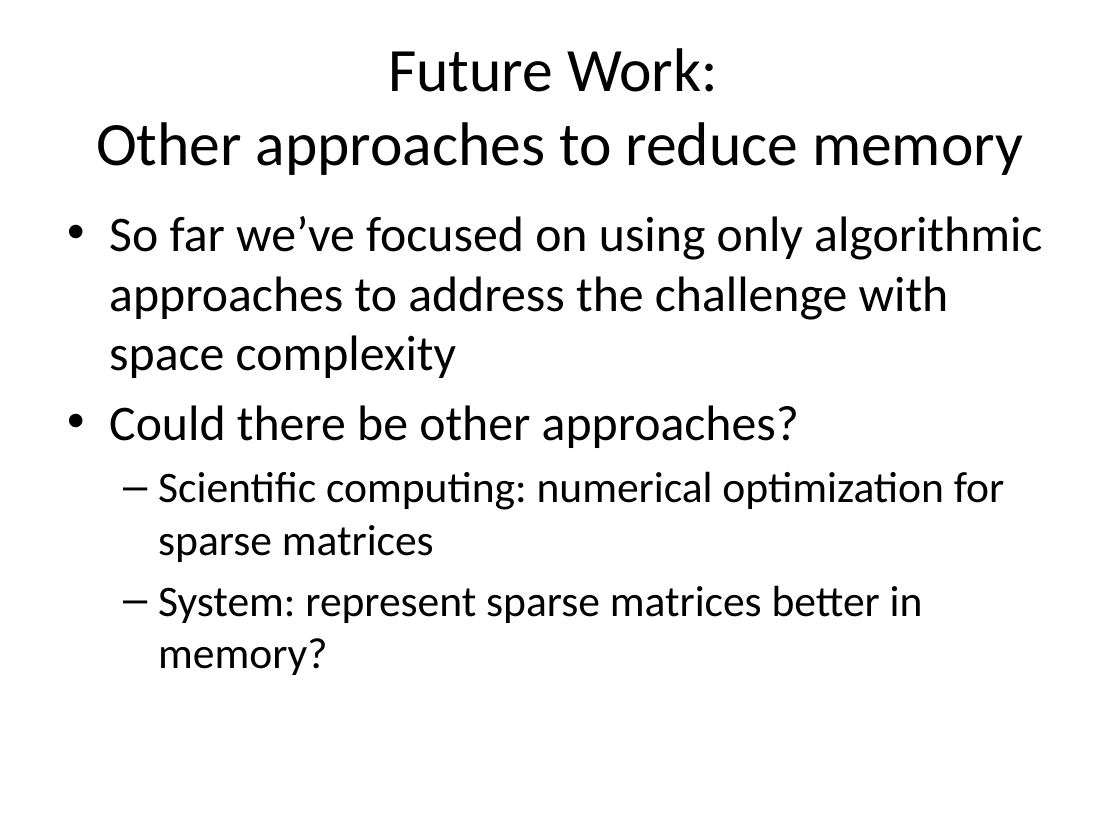
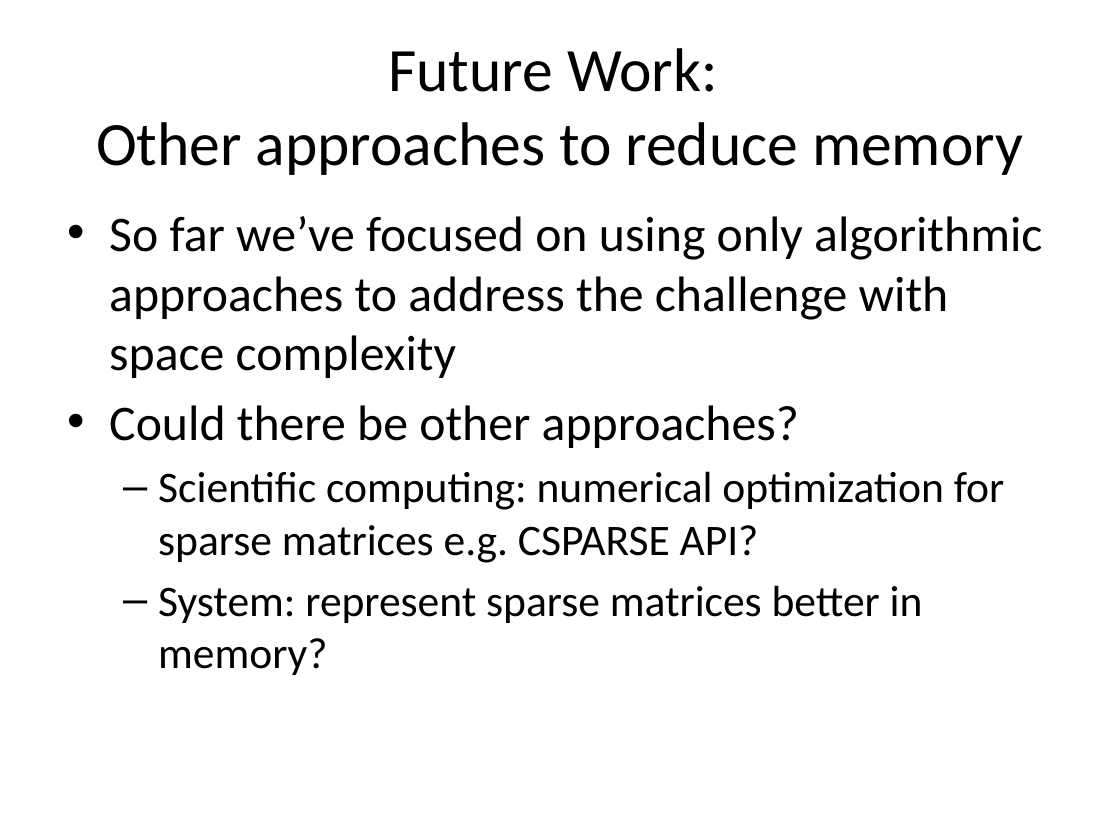
Before and after one commit to jamestklo/MatrixFactorizationMatlab, a slide deck: slide 26 of cs534L-SAGmf.pptx. Drawn at 1120x840 pixels with LibreOffice and Linux fonts; fonts in the diff are those of the drawing. Boxes give left, top, right and bottom in pixels: in the first picture for what was removed or moved away, otherwise in the second. Text is boxed around its words. In the diff, an @@ line names an element or a change of style, - is before the commit and + after.

```diff
--- a/cs534L-SAGmf.pptx
+++ b/cs534L-SAGmf.pptx
@@ text at [158, 471, 1004, 563]: text changed @@
-  – Scientific computing: numerical optimization for sparse matrices
+  – Scientific computing: numerical optimization for sparse matrices e.g. CSPARSE API?
```
Also in this commit, not shown: 10 other slides changed, 1 slide removed.
